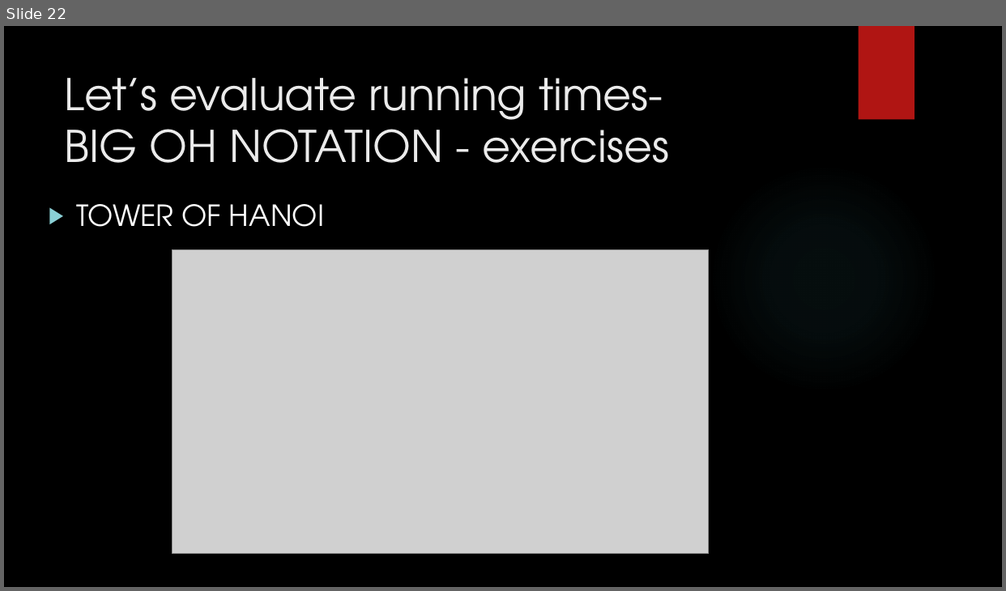
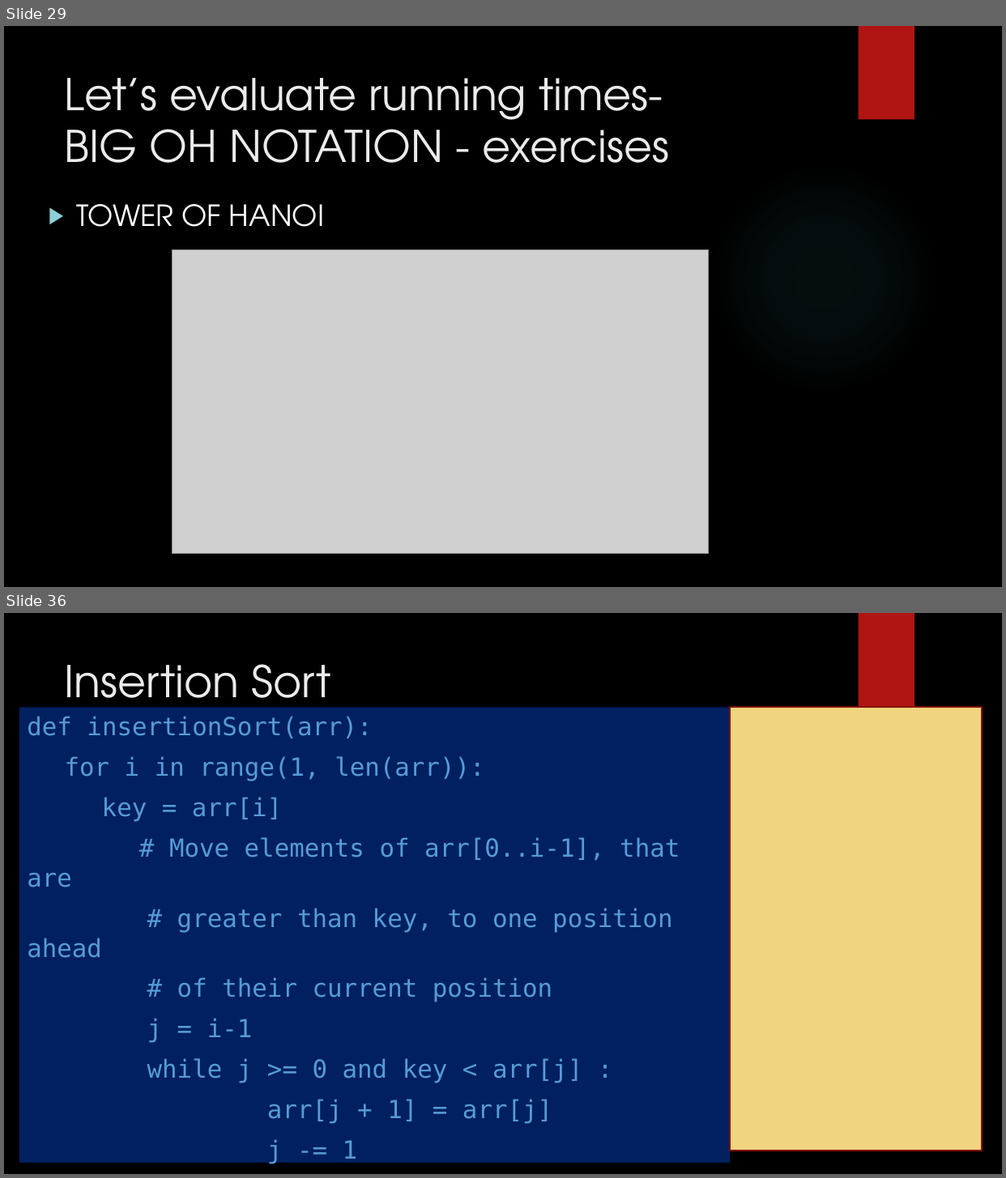
Before and after one commit to AthletiCoder/SPW, a slide deck: Lecture11/Teaching Presentation.pptx. Shown one above the other, each under a label of ours: slide 22 before the commit, slides 29 and 36 after it; the slides between them are not shown. The pictures are 1006x591 and 1006x1178 pixels, drawn with LibreOffice and Linux fonts; fonts in the diff are those of the drawing; grey boxes stand for pictures; background and template pictures are left out. Boxes give left, top, right and bottom in pixels: in the first picture for what was removed or moved away, otherwise in the second. Text is boxed around its words. In the diff, an @@ line names an element or a change of style, - is before the commit and + after.

```diff
--- a/Lecture11/Teaching Presentation.pptx
+++ b/Lecture11/Teaching Presentation.pptx
@@ slide 36 added at box(4, 613, 1002, 1174), background picture (left out); not listed: 2 template elements that a slide beside it also shows @@
@@ title added at box(65, 664, 330, 717), 42 pt, text #EBEBEB @@
+Insertion Sort
@@ text added at box(19, 707, 731, 1163), fill #002060, 24 pt, text #569CD6 @@
+def insertionSort(arr):
+for i in range(1, len(arr)):
+key = arr[i]
+# Move elements of arr[0..i-1], that are
+# greater than key, to one position ahead
+# of their current position
+j = i-1
+while j >= 0 and key < arr[j] :
+arr[j + 1] = arr[j]
+j -= 1
+arr[j + 1] = key
@@ rectangle added at box(731, 707, 982, 1151), fill #F0D47F, outline #82100E 1.5 pt @@
@@ what was slide 22 is now slide 29 @@
```
Also in this commit, not shown: 3 slides changed, 12 other slides added, 5 other files.
